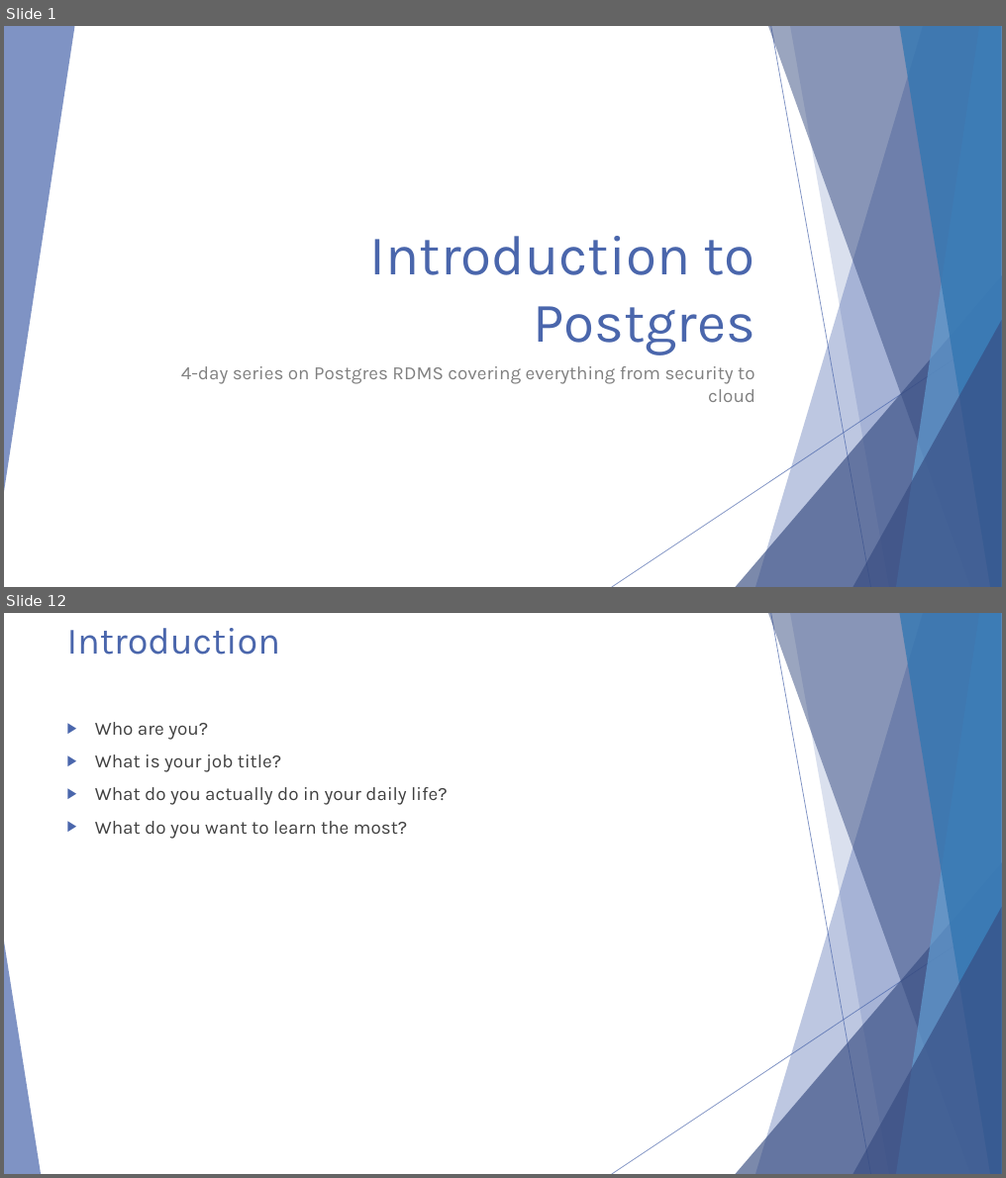
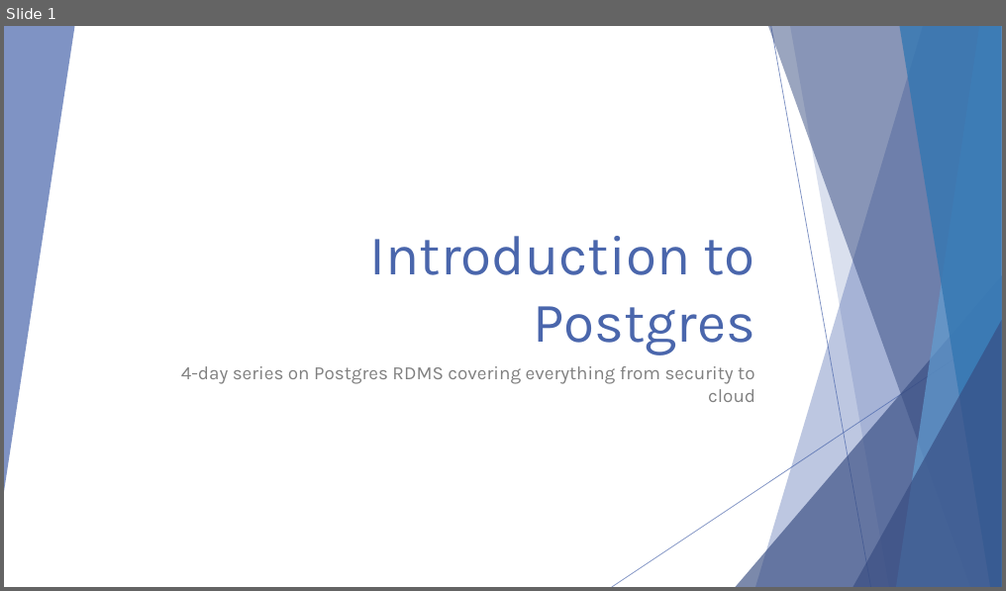
Before and after one commit to michaelrishiforrester/IntrotoPostgres2016, a slide deck: Presentations/Postgresql Presentation Day 4.pptx. Shown one above the other, each under a label of ours: slides 1 and 12 before the commit, slide 1 after it; the slides between them are not shown. The pictures are 1006x1178 and 1006x591 pixels, drawn with LibreOffice and Linux fonts; fonts in the diff are those of the drawing. Boxes give left, top, right and bottom in pixels: in the first picture for what was removed or moved away, otherwise in the second. Text is boxed around its words. In the diff, an @@ line names an element or a change of style, - is before the commit and + after.

```diff
--- a/Presentations/Postgresql Presentation Day 4.pptx
+++ b/Presentations/Postgresql Presentation Day 4.pptx
@@ slide 12 removed at (4,613,1002,1174), background #FFFFFF; not listed: 9 template elements that a slide beside it also shows @@
@@ title removed at (67,628,281,655) @@
-Introduction
@@ text removed at (95,722,447,839) @@
-▶ Who are you?
-▶ What is your job title?
-▶ What do you actually do in your daily life?
-▶ What do you want to learn the most?
@@ triangle removed at (4,942,41,1174) @@
```
Also in this commit, not shown: 2 slides changed, 6 slides added, 66 other slides removed.
